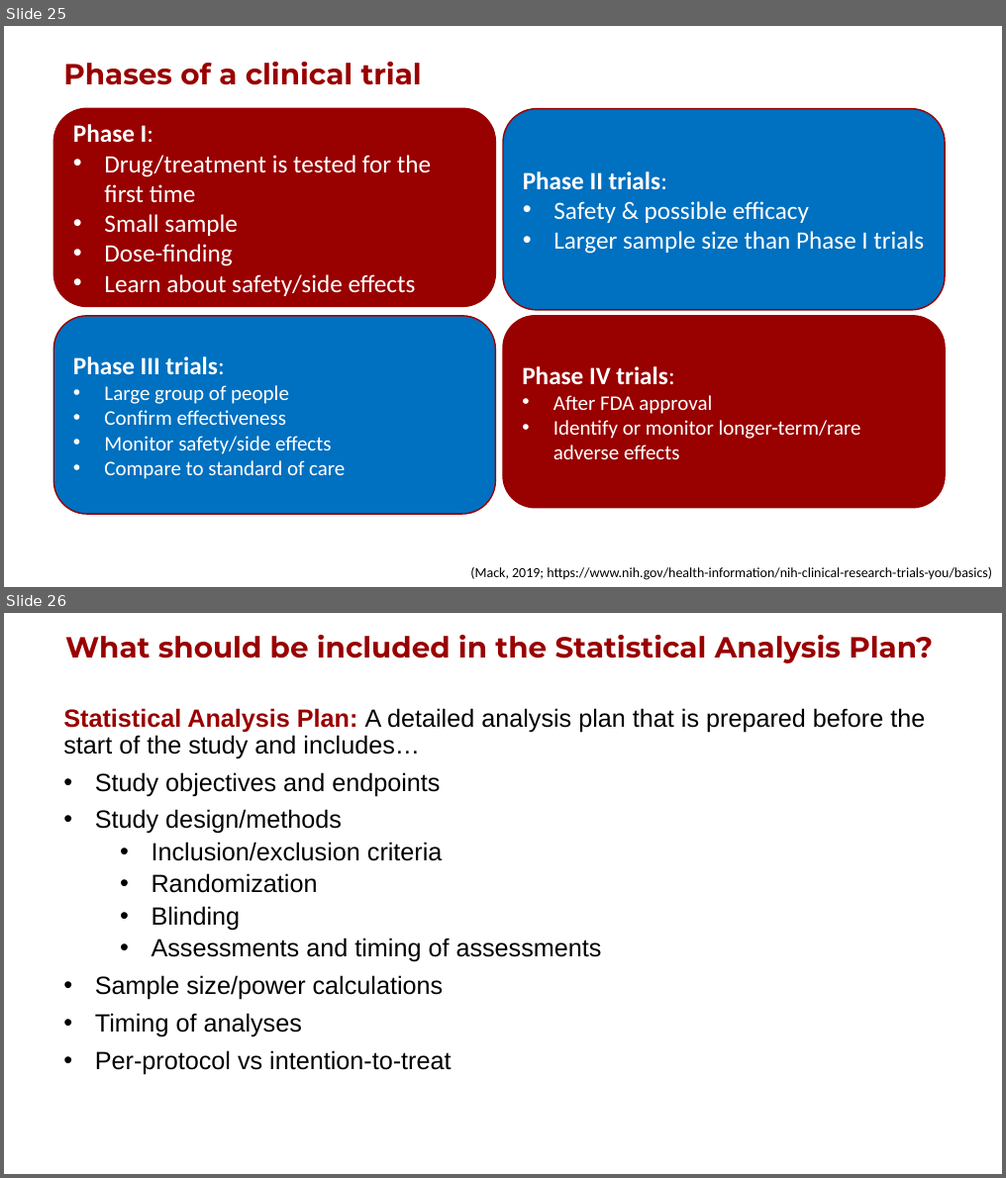
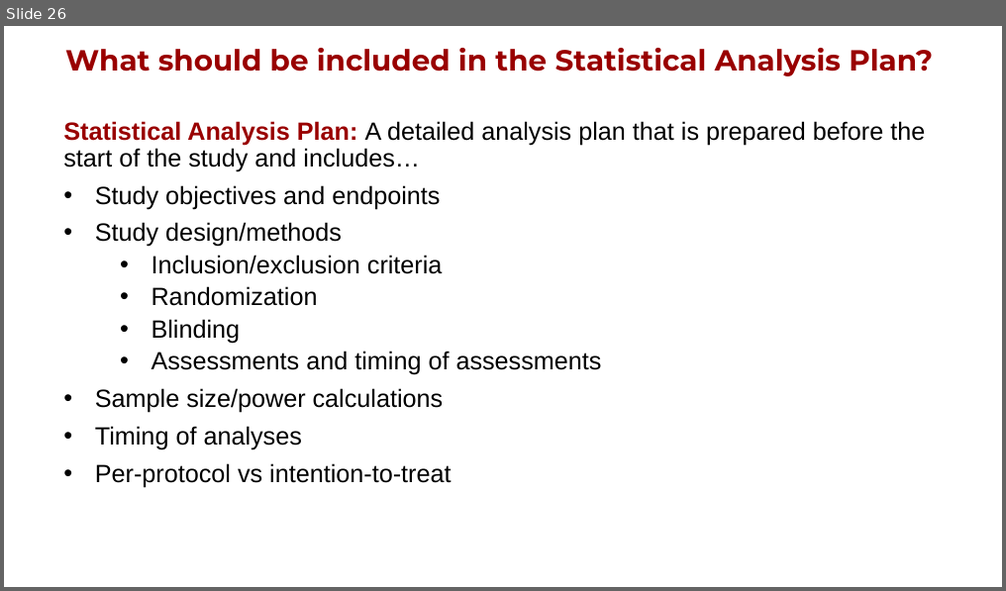
Before and after one commit to USCbiostats/LAsBEST, a slide deck: google-drive/week05/2Tues/LA'sBest-ClinicalTrials.pptx. Shown one above the other, each under a label of ours: slides 25 and 26 before the commit, slide 26 after it. The pictures are 1006x1178 and 1006x591 pixels, drawn with LibreOffice and Linux fonts; fonts in the diff are those of the drawing; background and template pictures are left out. Boxes give left, top, right and bottom in pixels: in the first picture for what was removed or moved away, otherwise in the second. Text is boxed around its words. In the diff, an @@ line names an element or a change of style, - is before the commit and + after.

Commit message:
update clinical trials

```diff
--- a/google-drive/week05/2Tues/LA'sBest-ClinicalTrials.pptx
+++ b/google-drive/week05/2Tues/LA'sBest-ClinicalTrials.pptx
@@ slide 25 removed at [4, 26, 1002, 587], background #FFFFFF @@
@@ text removed at [63, 62, 422, 85] @@
-Phases of a clinical trial
@@ rounded rectangle removed at [54, 109, 496, 307] @@
-Phase I:
-• Drug/treatment is tested for the first time
-• Small sample
-• Dose-finding
-• Learn about safety/side effects
@@ rounded rectangle removed at [503, 109, 945, 310] @@
-Phase II trials:
-• Safety & possible efficacy
-• Larger sample size than Phase I trials
@@ rounded rectangle removed at [54, 316, 496, 515] @@
-Phase III trials:
-• Large group of people
-• Confirm effectiveness
-• Monitor safety/side effects
-• Compare to standard of care
@@ rounded rectangle removed at [503, 316, 945, 508] @@
-Phase IV trials:
-• After FDA approval
-• Identify or monitor longer-term/rare adverse effects
@@ text removed at [470, 568, 992, 580] @@
-(Mack, 2019; https://www.nih.gov/health-information/nih-clinical-research-trials-you/basics)
```
Also in this commit, not shown: 1 slide changed, 3 slides added, 2 other files.
